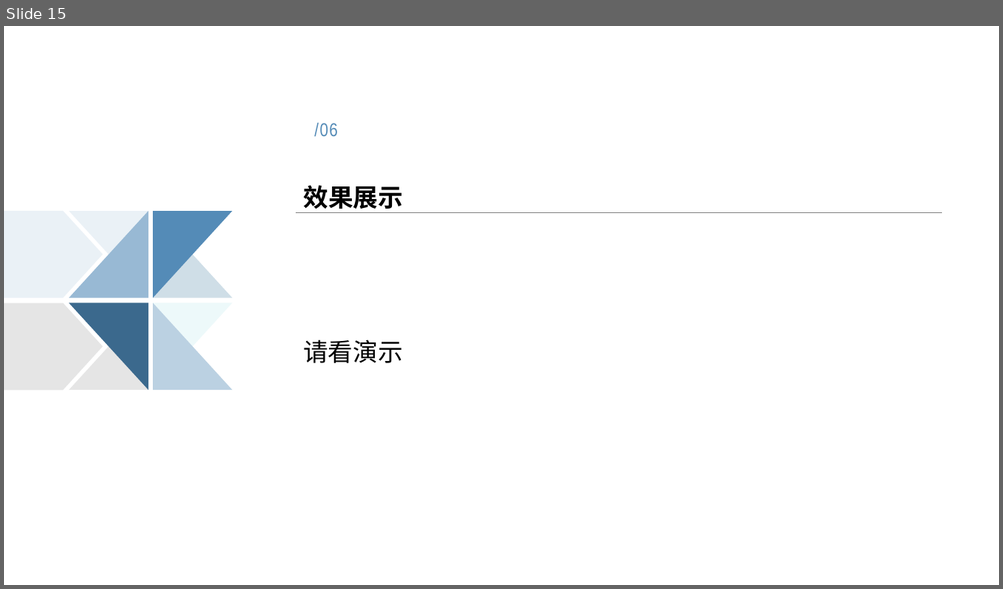
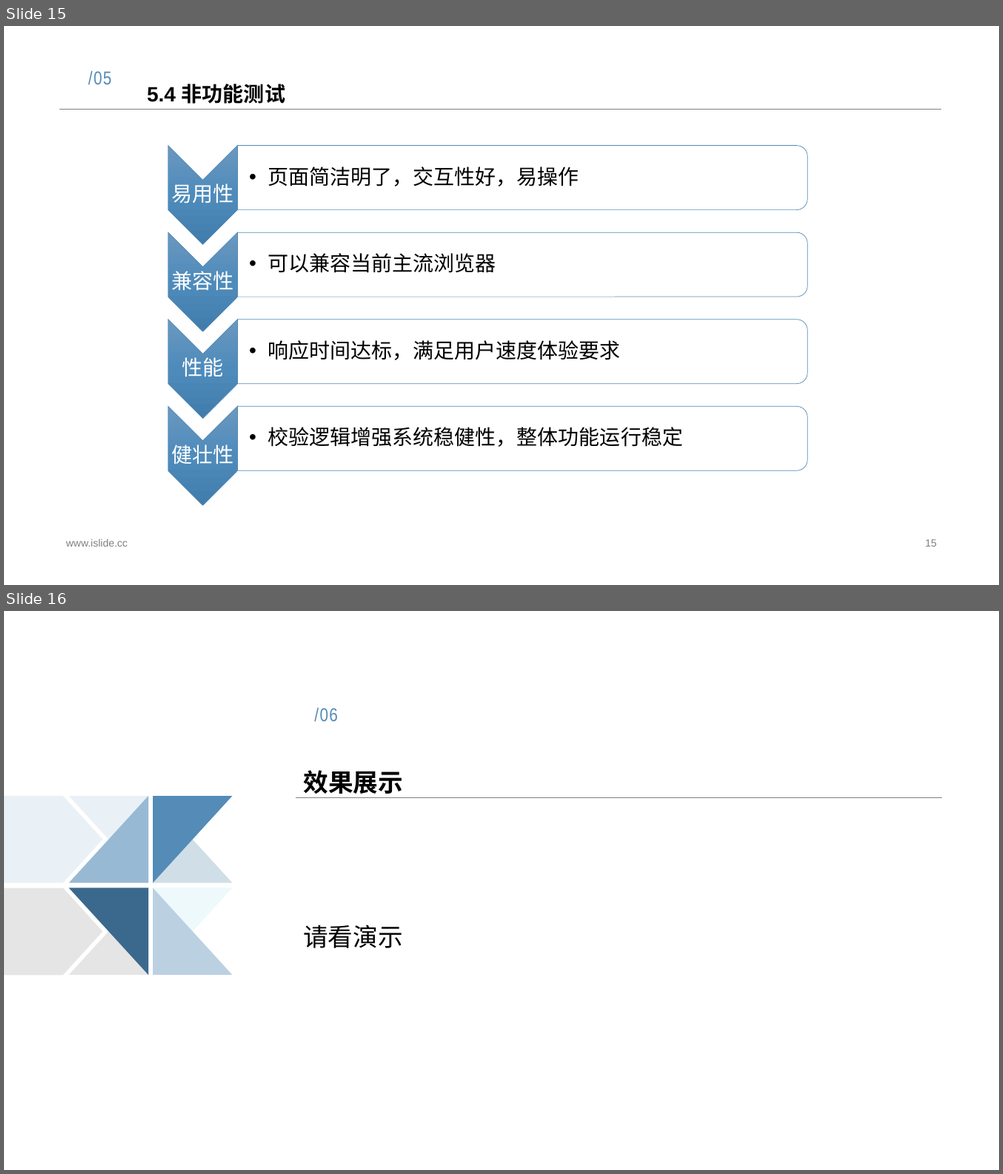
Before and after one commit to poetryexec/poetry, a slide deck: RelationDocuments/8组_唐诗生成系统的设计与实现.pptx. Shown one above the other, each under a label of ours: slide 15 before the commit, slides 15 and 16 after it. The pictures are 1003x589 and 1003x1174 pixels, drawn with LibreOffice and Linux fonts; fonts in the diff are those of the drawing. Boxes give left, top, right and bottom in pixels: in the first picture for what was removed or moved away, otherwise in the second. Text is boxed around its words. In the diff, an @@ line names an element or a change of style, - is before the commit and + after.

```diff
--- a/RelationDocuments/8组_唐诗生成系统的设计与实现.pptx
+++ b/RelationDocuments/8组_唐诗生成系统的设计与实现.pptx
@@ slide 15 added at [4, 26, 999, 585], background #FFFFFF @@
@@ text added at [88, 70, 111, 85], 18 pt, text #548BB7 @@
+/05
@@ title added at [147, 84, 285, 104], 20 pt, text #000000, bold @@
+5.4 非功能测试
@@ line added from (60, 109) to (941, 109), #808080 0.25 pt @@
@@ group added at [168, 145, 808, 506]: 8 texts, 4 chevrons, 4 round same rects @@
+易用性
+  • 页面简洁明了，交互性好，易操作
+兼容性
+  • 可以兼容当前主流浏览器
+性能
+  • 响应时间达标，满足用户速度体验要求
+健壮性
+  • 校验逻辑增强系统稳健性，整体功能运行稳定
@@ text added at [66, 540, 128, 547], 10 pt, text #808080 @@
+www.islide.cc
@@ page number added at [925, 540, 936, 547], 10 pt, text #808080 @@
+15
@@ what was slide 15 is now slide 16 @@
```
Also in this commit, not shown: 1 slide changed.
